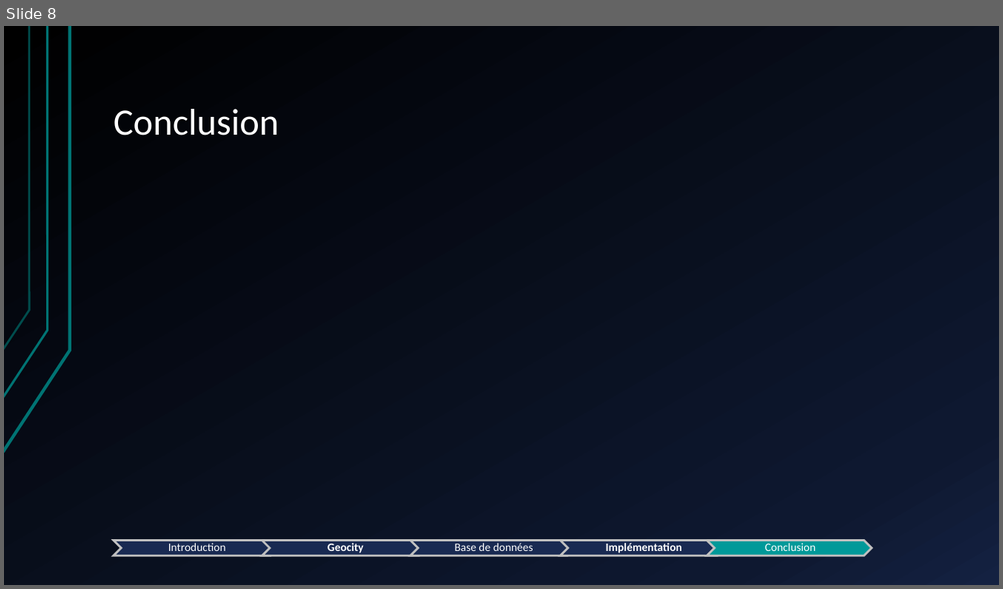
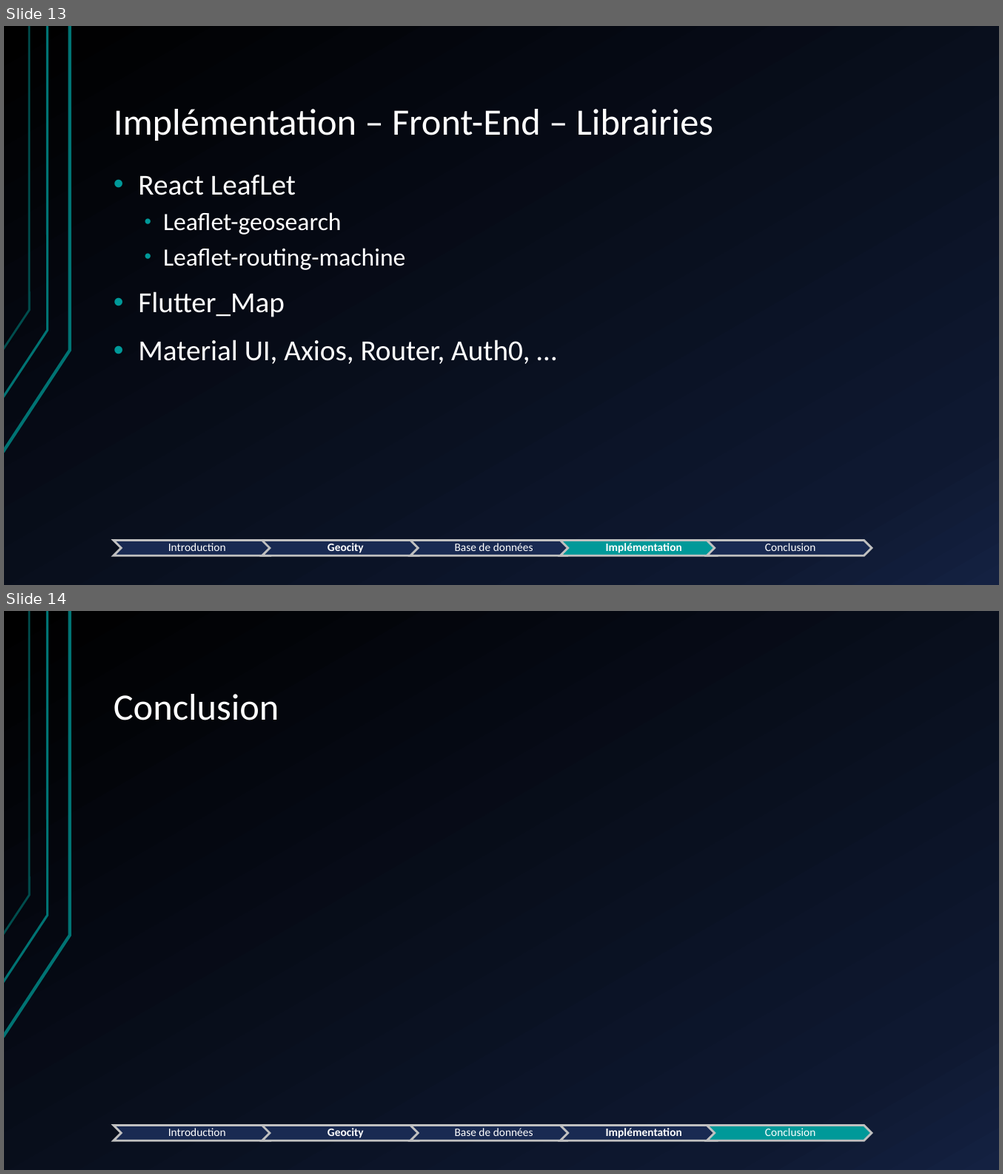
Before and after one commit to WilliamGordon/GeoCity, a slide deck: geocity.analysis/Presentation-TFE.pptx. Shown one above the other, each under a label of ours: slide 8 before the commit, slides 13 and 14 after it. The pictures are 1003x589 and 1003x1174 pixels, drawn with LibreOffice and Linux fonts; fonts in the diff are those of the drawing. Boxes give left, top, right and bottom in pixels: in the first picture for what was removed or moved away, otherwise in the second. Text is boxed around its words. In the diff, an @@ line names an element or a change of style, - is before the commit and + after.

```diff
--- a/geocity.analysis/Presentation-TFE.pptx
+++ b/geocity.analysis/Presentation-TFE.pptx
@@ slide 13 added at [4,26,999,585], background gradient #000000 to #0F1931 to #142242; not listed: 3 template elements that a slide beside it also shows @@
@@ title added at [114,109,713,141], 36 pt, text #FFFFFF @@
+Implémentation – Front-End – Librairies
@@ text added at [138,175,530,364], 28 pt, text #FFFFFF @@
+• React LeafLet
+  • Leaflet-geosearch
+  • Leaflet-routing-machine
+• Flutter_Map
+• Material UI, Axios, Router, Auth0, …
@@ group added at [114,541,872,557]: 5 chevrons, 5 texts @@
+Introduction
+Geocity
+Base de données
+Implémentation
+Conclusion
@@ what was slide 8 is now slide 14 @@
```
Also in this commit, not shown: 4 slides changed, 5 other slides added, 13 other files.
